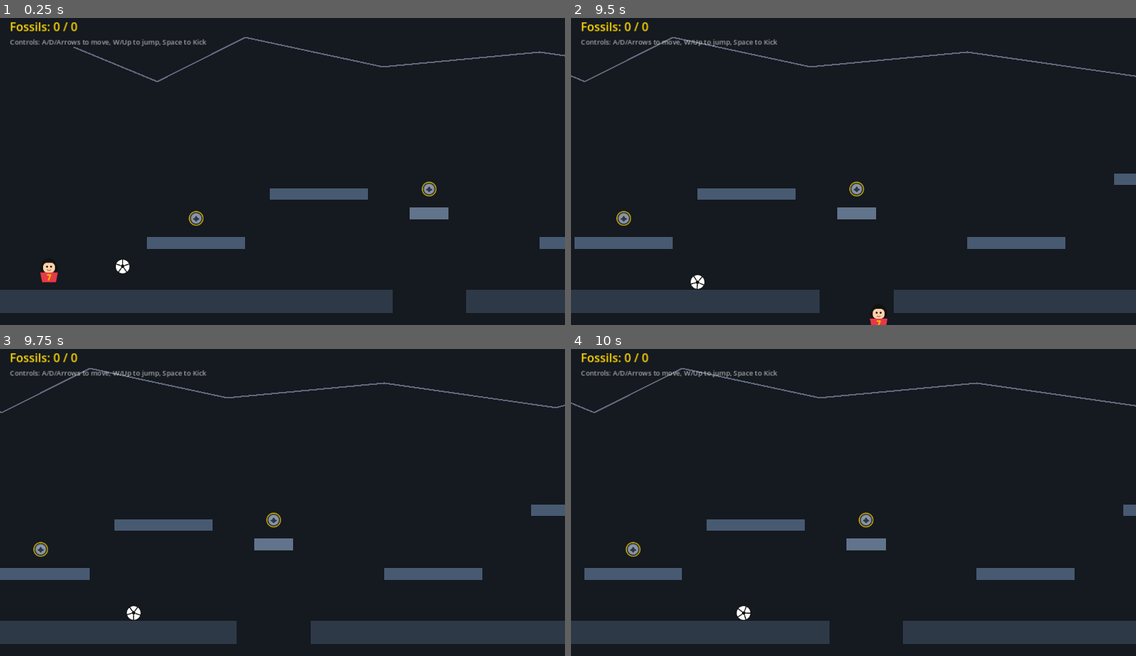
Above: before the commit, frames 1-4 (two rows, left to right).
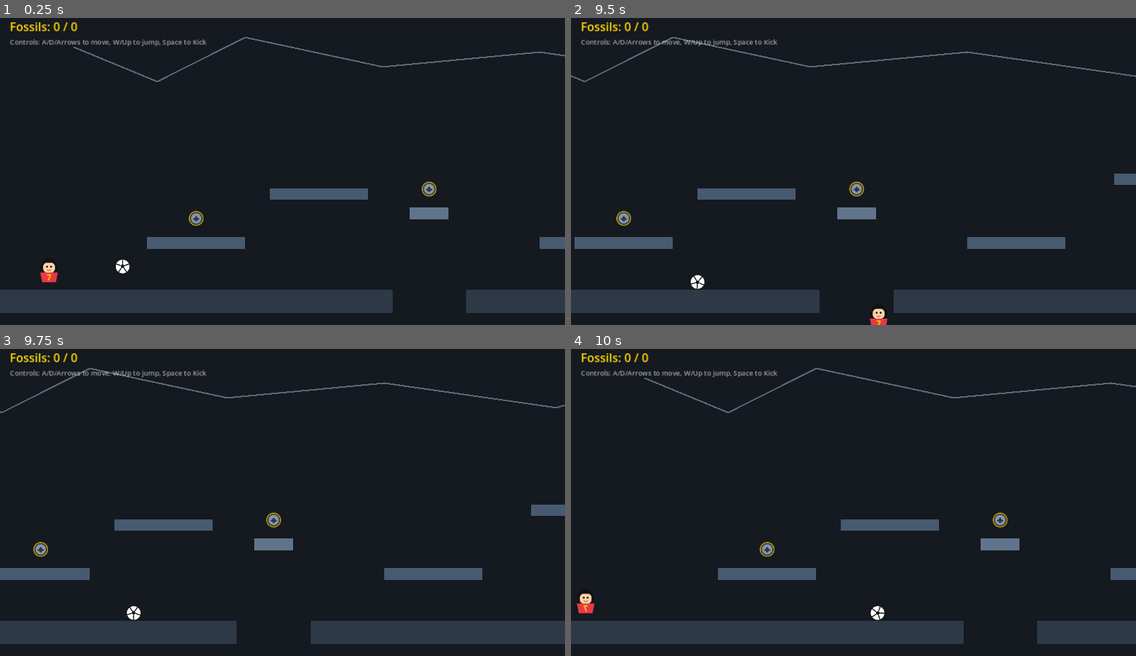
Above: after the commit, the same moments.

Repository: marcosjunqueira/lucas-game
Game: Godot game, scene res://main.tscn
The game is run twice, just before and just after one commit, with the same random seed, the same clock (stepped at 60 frames per second) and the same inputs.
Inputs (mouse positions are in pixels of both pictures, inside the frame that each line leads up to):
- Up to frame 1 (0.25 s): no input
- Up to frame 2 (9.5 s): tap Enter at 0.5, 1.35, 2.85, 4.35, 5.85, 7.35, 8.85 s; move the mouse to (977, 150) at 0.52 s; hold Enter 0.53-1.28 s; hold Right (ui_right) 0.53-2.03 s; click (977, 150) at 0.67 s; tap Space at 0.77, 1.52, 3.02, 3.77, 4.52, 6.02, 6.77, 7.52, 9.02 s; move the mouse to (740, 183) at 1.27 s; move the mouse to (910, 97) at 2.02 s; hold Left (ui_left) 2.03-2.78 s; hold Enter 2.03-2.78 s; move the mouse to (825, 229) at 2.77 s; hold Right (ui_right) 2.78-4.28 s; click (825, 229) at 2.92 s; move the mouse to (1023, 214) at 3.52 s; hold Enter 3.53-4.28 s; move the mouse to (684, 119) at 4.27 s; hold Left (ui_left) 4.28-5.03 s; move the mouse to (881, 165) at 5.02 s; hold Right (ui_right) 5.03-5.78 s; hold Enter 5.03-5.78 s; click (881, 165) at 5.17 s; move the mouse to (768, 88) at 5.77 s; hold Left (ui_left) 5.78-7.28 s; move the mouse to (977, 150) at 6.52 s; hold Enter 6.53-7.28 s; move the mouse to (740, 183) at 7.27 s; hold Right (ui_right) from 7.28 s (still down); click (740, 183) at 7.42 s; move the mouse to (910, 97) at 8.02 s; hold Enter 8.03-8.78 s; move the mouse to (825, 229) at 8.77 s
- Up to frame 3 (9.75 s): move the mouse to (452, 545) at 9.52 s; release Right (ui_right) at 9.53 s; hold Left (ui_left) from 9.53 s (still down); hold Enter from 9.53 s (still down); click (452, 545) at 9.67 s
- Up to frame 4 (10 s): keep holding Left (ui_left); keep holding Enter; tap Space at 9.77 s

Frames 1-3 are identical in both runs. In frame 4, 7.6% of the frame differs, in the area x 0-100%, y 6-97%.

Commit message:
Fix player respawn logic when falling in a pit

Diff:
--- a/player.gd
+++ b/player.gd
@@ -7,11 +7,19 @@
 const KICK_FORCE_Y = -250.0
 
 var gravity: float = ProjectSettings.get_setting("physics/2d/default_gravity")
+var initial_position := Vector2.ZERO
 
 @onready var sprite: Sprite2D = $Sprite2D
 @onready var kick_area: Area2D = $KickArea
 
+func _ready() -> void:
+	initial_position = global_position
+
 func _physics_process(delta: float) -> void:
+	# Respawn if player falls into a pit
+	if global_position.y > 750:
+		respawn()
+
 	# Add gravity
 	if not is_on_floor():
 		velocity.y += gravity * delta
@@ -57,3 +65,7 @@
 			body.apply_central_impulse(impulse)
 			# Add a temporary visual velocity flash (optional, feels good!)
 			body.linear_velocity += impulse * 0.2
+
+func respawn() -> void:
+	global_position = initial_position
+	velocity = Vector2.ZERO
